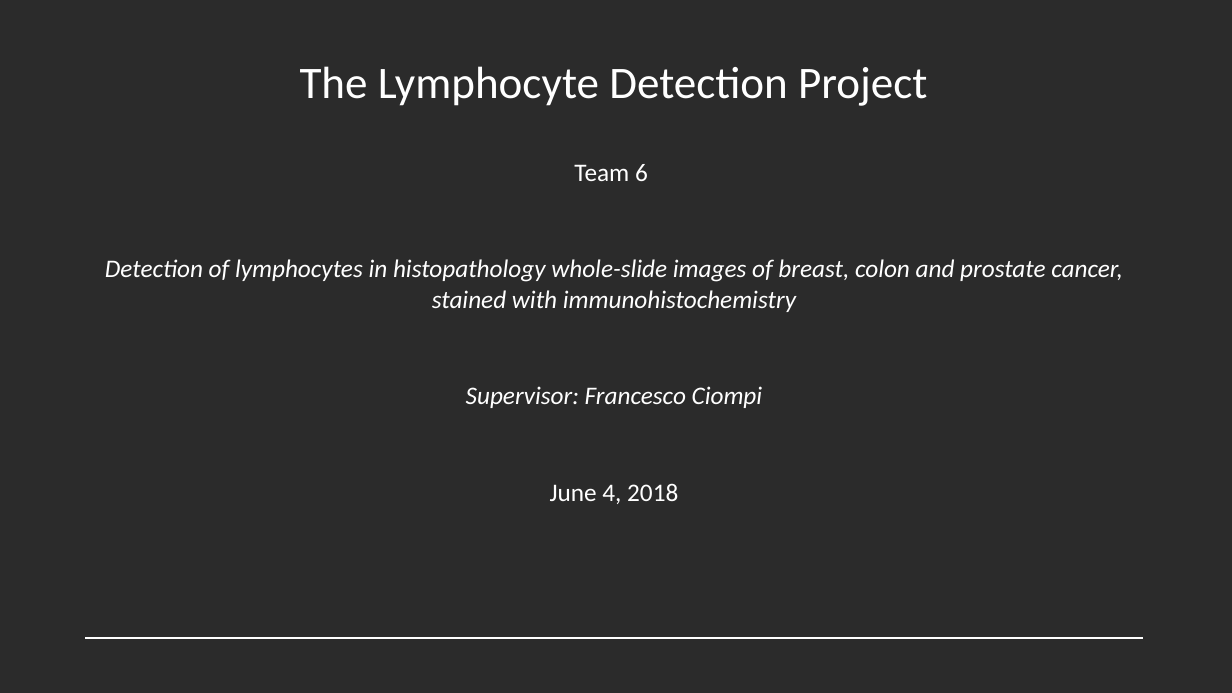
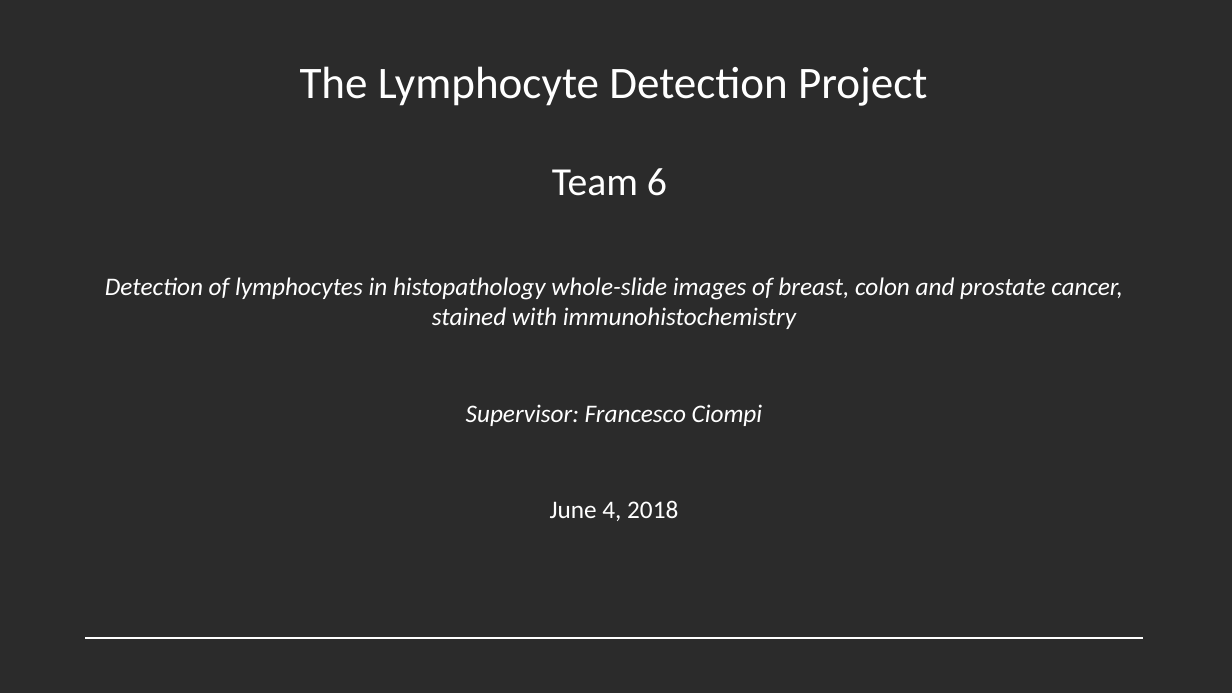
Before and after one commit to jeffluppes/ISMI2018, a slide deck: slide 1 of Project/Presentation/Mid_term_presentation.pptx. Drawn at 1232x693 pixels with LibreOffice and Linux fonts; fonts in the diff are those of the drawing; background and template pictures are left out; a plain dark background stands for a picture behind light text. Boxes give left, top, right and bottom in pixels: in the first picture for what was removed or moved away, otherwise in the second. Text is boxed around its words. In the diff, an @@ line names an element or a change of style, - is before the commit and + after.

```diff
--- a/Project/Presentation/Mid_term_presentation.pptx
+++ b/Project/Presentation/Mid_term_presentation.pptx
@@ text at bbox=[552, 168, 667, 196]: size 28 to 44 pt in "Team 6" @@
```
Also in this commit, not shown: 8 other slides changed.
